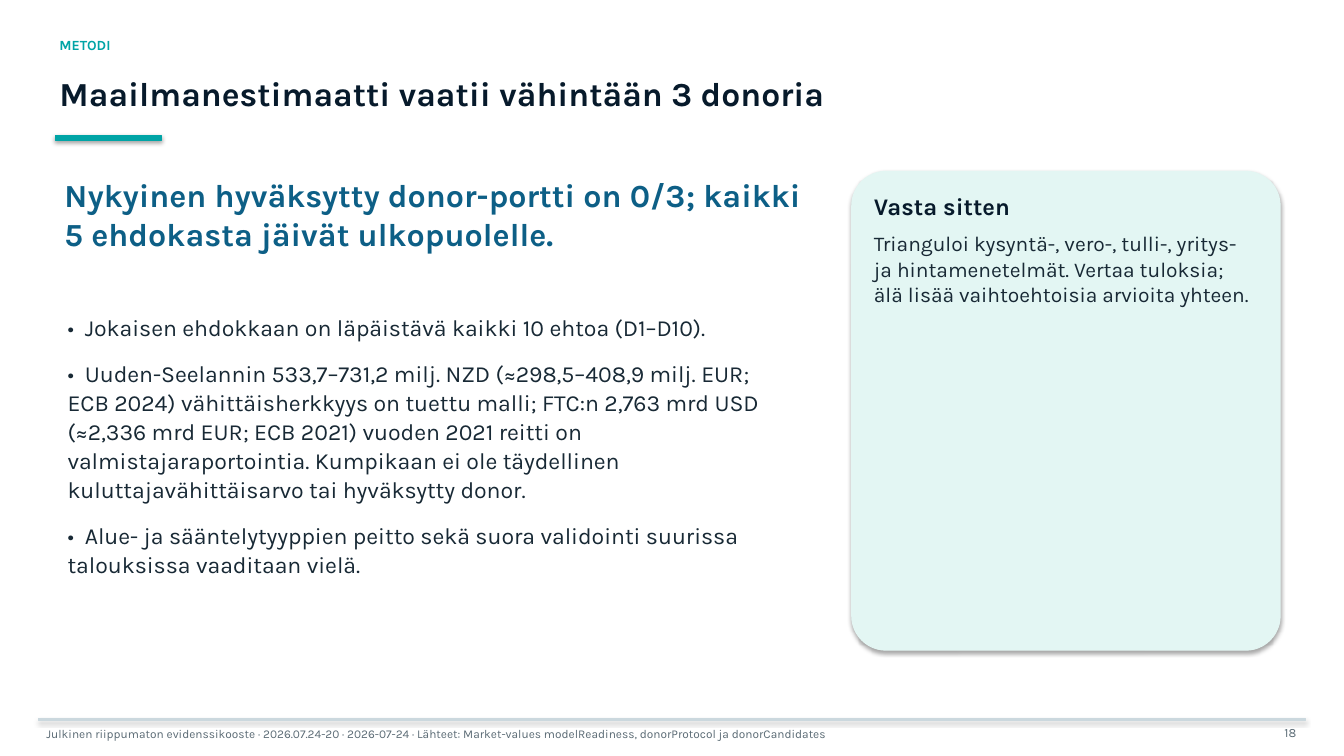
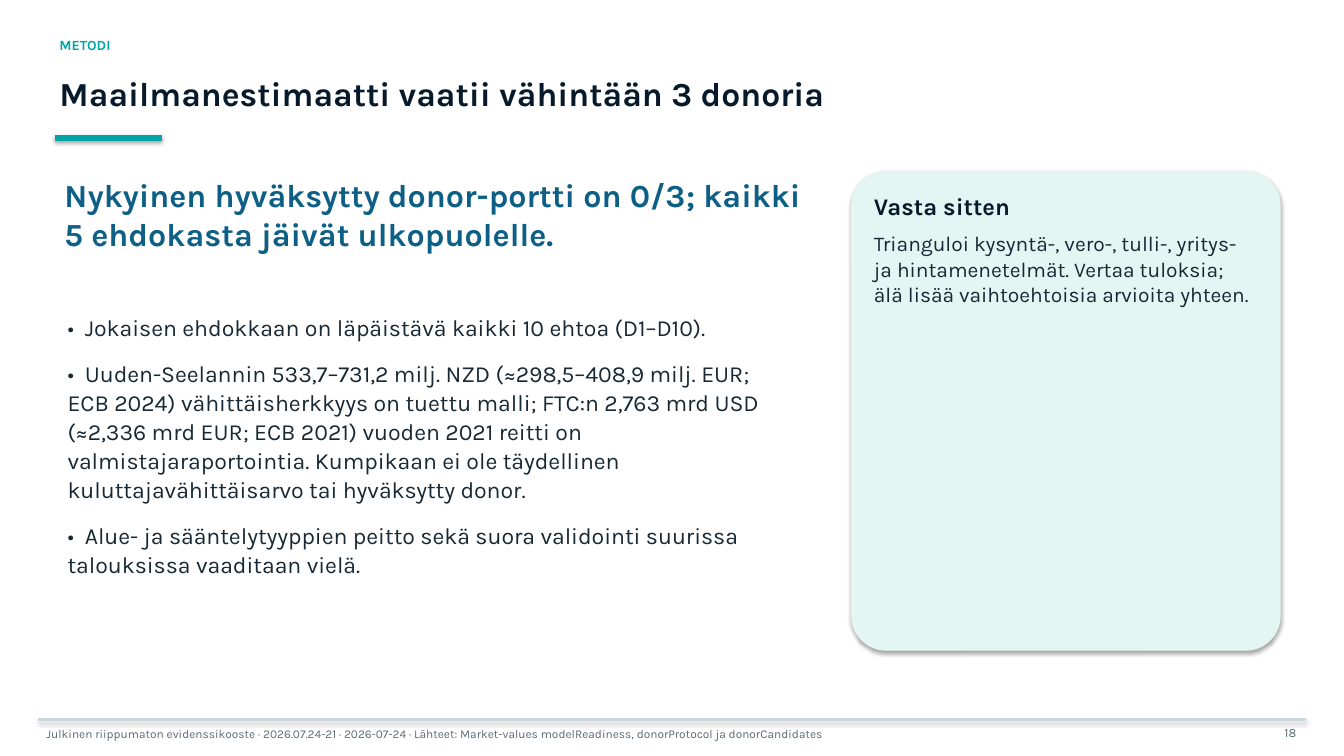
Before and after one commit to jounirautio78-ops/pixan-global-market-evidence-public, a slide deck: slide 18 of site/downloads/pixan-bank-deck-large-fi.pptx. Drawn at 1344x756 pixels with LibreOffice and Linux fonts; fonts in the diff are those of the drawing. Boxes give left, top, right and bottom in pixels: in the first picture for what was removed or moved away, otherwise in the second. Text is boxed around its words. In the diff, an @@ line names an element or a change of style, - is before the commit and + after.

```diff
--- a/site/downloads/pixan-bank-deck-large-fi.pptx
+++ b/site/downloads/pixan-bank-deck-large-fi.pptx
@@ text at [46, 730, 823, 741]: text changed @@
-Julkinen riippumaton evidenssikooste · 2026.07.24-20 · 2026-07-24 · Lähteet: Market-values modelReadiness, donorProtocol ja donorCandidates
+Julkinen riippumaton evidenssikooste · 2026.07.24-21 · 2026-07-24 · Lähteet: Market-values modelReadiness, donorProtocol ja donorCandidates
```
Also in this commit, not shown: 29 other slides changed, 30 other files.
